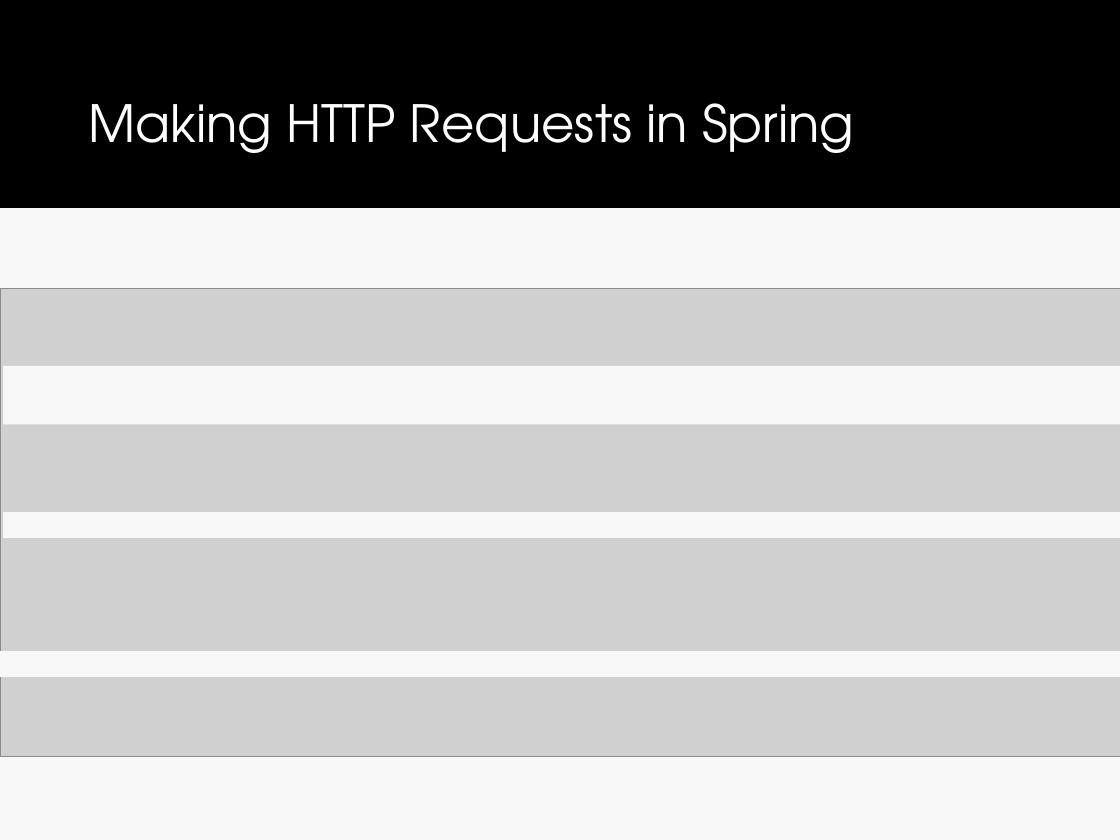
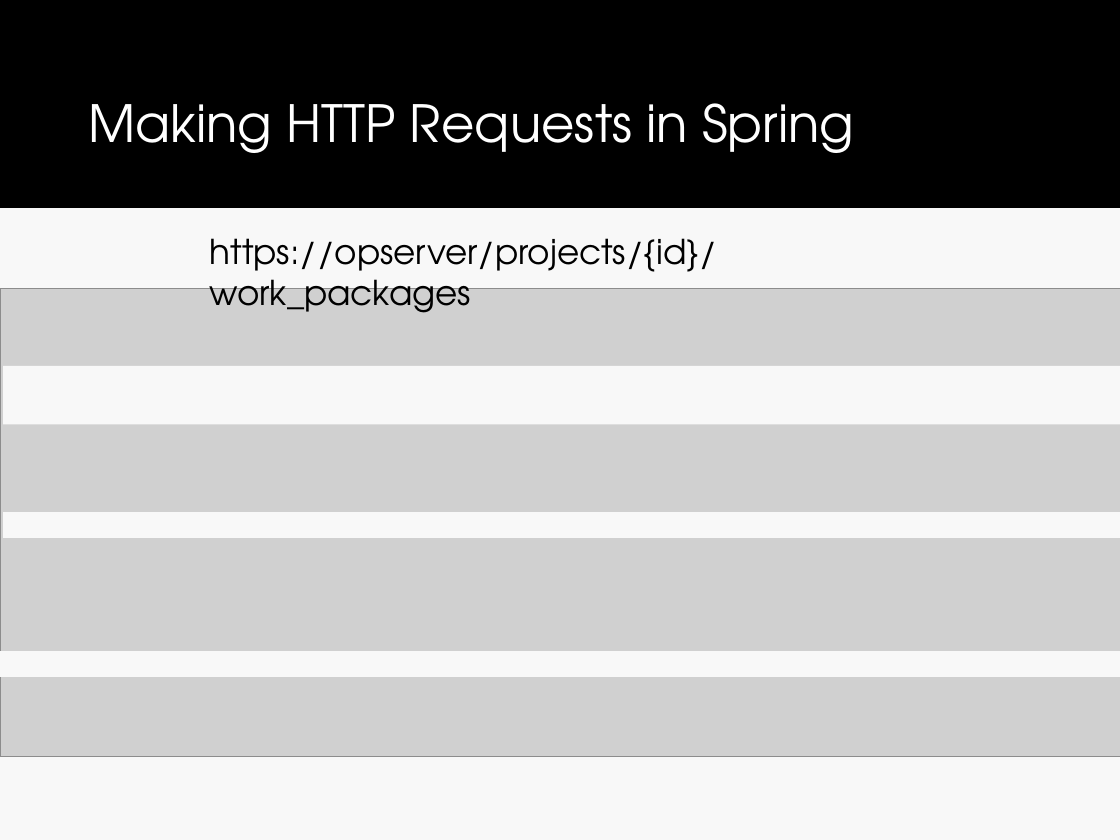
Before and after one commit to drslock/SPE2018, a slide deck: slide 22 of Lecture Slides/16 Spring JSON.pptx (slide 21 before the commit). Drawn at 1120x840 pixels with LibreOffice and Linux fonts; fonts in the diff are those of the drawing; grey boxes stand for pictures. Boxes give left, top, right and bottom in pixels: in the first picture for what was removed or moved away, otherwise in the second. Text is boxed around its words. In the diff, an @@ line names an element or a change of style, - is before the commit and + after.

```diff
--- a/Lecture Slides/16 Spring JSON.pptx
+++ b/Lecture Slides/16 Spring JSON.pptx
@@ text added at (x1=210, y1=238, x2=717, y2=313), 22 pt, text #000000 @@
+https://opserver/projects/{id}/work_packages
```
Also in this commit, not shown: 9 other slides changed, 1 slide added, 1 other file.
